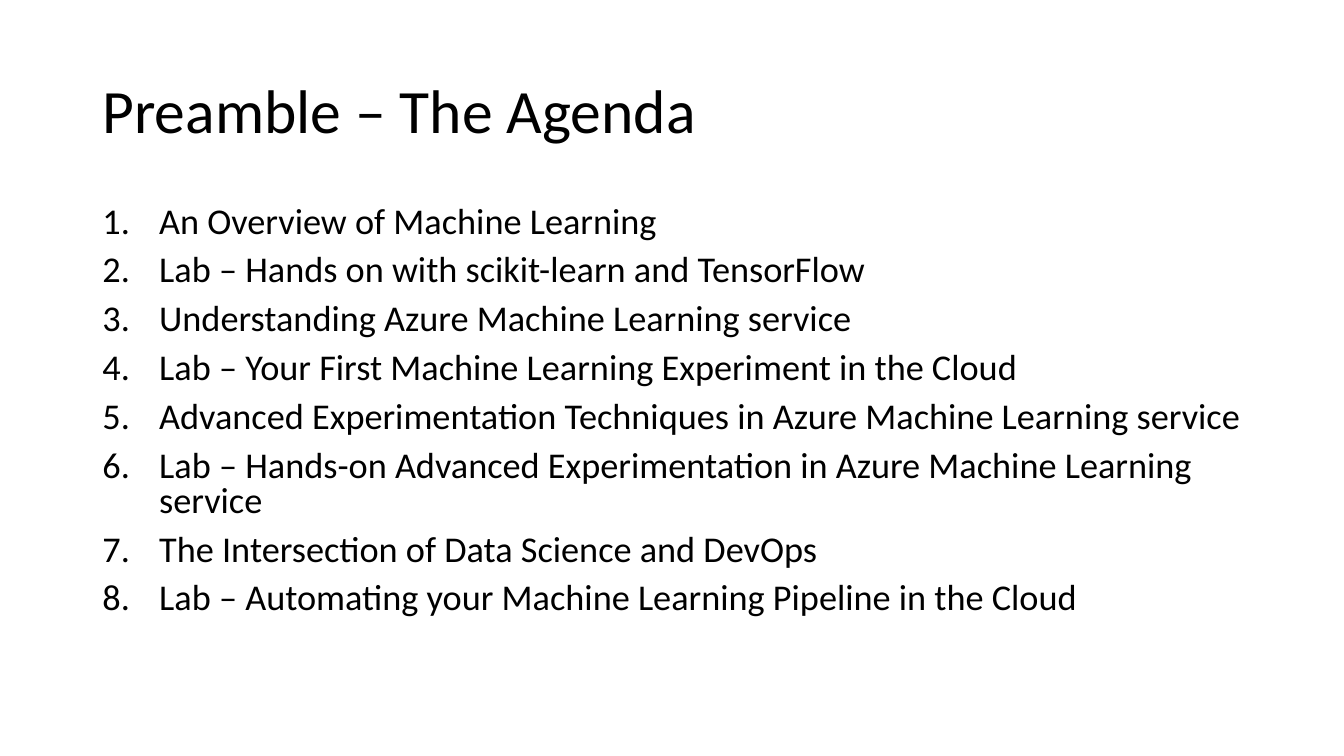
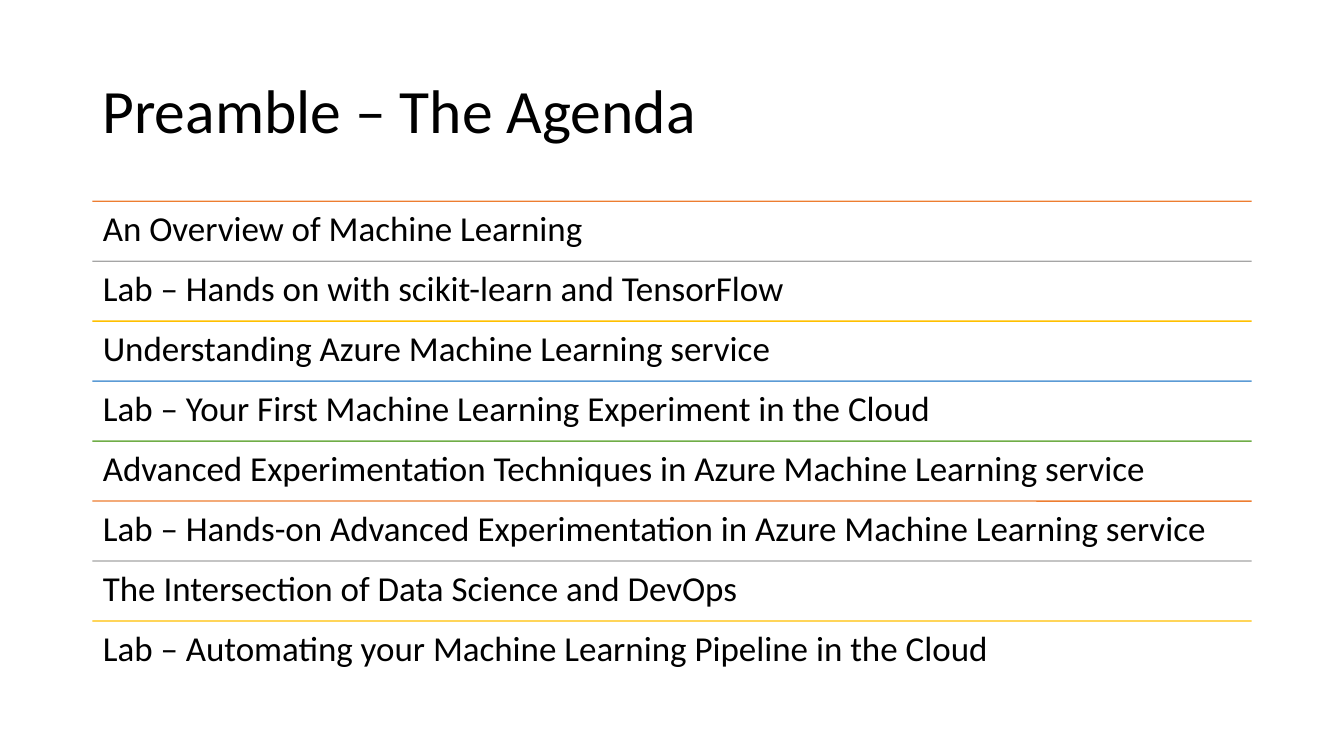
Before and after one commit to cloudscaleml/workshop, a slide deck: slide 2 of powerpoint/Overview.pptx. Drawn at 1344x756 pixels with LibreOffice and Linux fonts; fonts in the diff are those of the drawing. Boxes give left, top, right and bottom in pixels: in the first picture for what was removed or moved away, otherwise in the second. Text is boxed around its words. In the diff, an @@ line names an element or a change of style, - is before the commit and + after.

Commit message:
updates to first presentation 'overview'

```diff
--- a/powerpoint/Overview.pptx
+++ b/powerpoint/Overview.pptx
@@ text removed at box(159, 208, 1240, 617) @@
-1. An Overview of Machine Learning
-2. Lab – Hands on with scikit-learn and TensorFlow
-3. Understanding Azure Machine Learning service
-4. Lab – Your First Machine Learning Experiment in the Cloud
-5. Advanced Experimentation Techniques in Azure Machine Learning service
-6. Lab – Hands-on Advanced Experimentation in Azure Machine Learning service
-7. The Intersection of Data Science and DevOps
-8. Lab – Automating your Machine Learning Pipeline in the Cloud
@@ group added at box(93, 202, 1252, 667): 8 lines, 8 texts @@
+An Overview of Machine Learning
+Lab – Hands on with scikit-learn and TensorFlow
+Understanding Azure Machine Learning service
+Lab – Your First Machine Learning Experiment in the Cloud
+Advanced Experimentation Techniques in Azure Machine Learning service
+Lab – Hands-on Advanced Experimentation in Azure Machine Learning service
+The Intersection of Data Science and DevOps
+Lab – Automating your Machine Learning Pipeline in the Cloud
```
Also in this commit, not shown: 15 other slides changed, 4 slides added, 11 slides removed.
